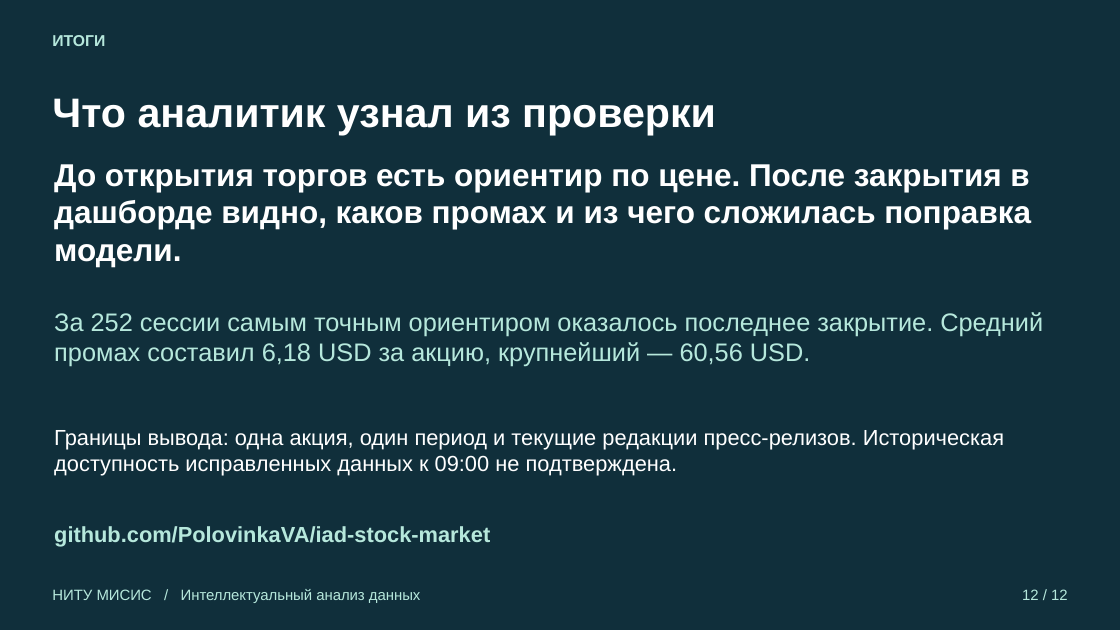
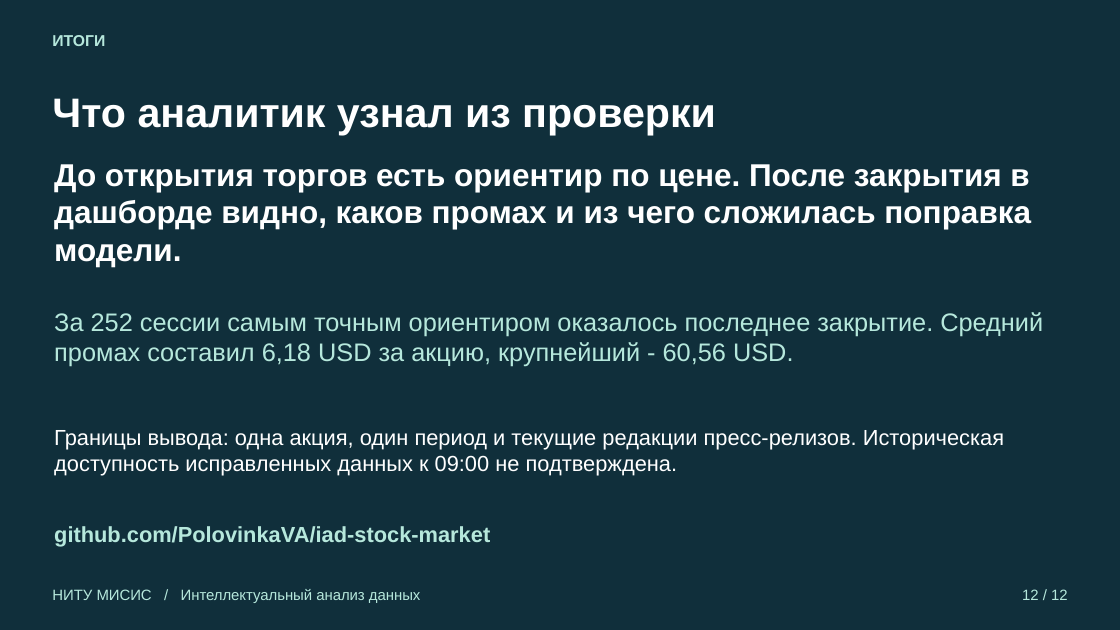
Before and after one commit to PolovinkaVA/iad-stock-market, a slide deck: slide 12 of reports/Презентация_ИАД_MSFT_Половинка_ВА.pptx. Drawn at 1120x630 pixels with LibreOffice and Linux fonts; fonts in the diff are those of the drawing. Boxes give left, top, right and bottom in pixels: in the first picture for what was removed or moved away, otherwise in the second. Text is boxed around its words. In the diff, an @@ line names an element or a change of style, - is before the commit and + after.

```diff
--- a/reports/Презентация_ИАД_MSFT_Половинка_ВА.pptx
+++ b/reports/Презентация_ИАД_MSFT_Половинка_ВА.pptx
@@ text at [54, 312, 1043, 367]: text changed @@
-За 252 сессии самым точным ориентиром оказалось последнее закрытие. Средний промах составил 6,18 USD за акцию, крупнейший — 60,56 USD.
+За 252 сессии самым точным ориентиром оказалось последнее закрытие. Средний промах составил 6,18 USD за акцию, крупнейший - 60,56 USD.
```
Also in this commit, not shown: 4 other slides changed, 4 other files.
